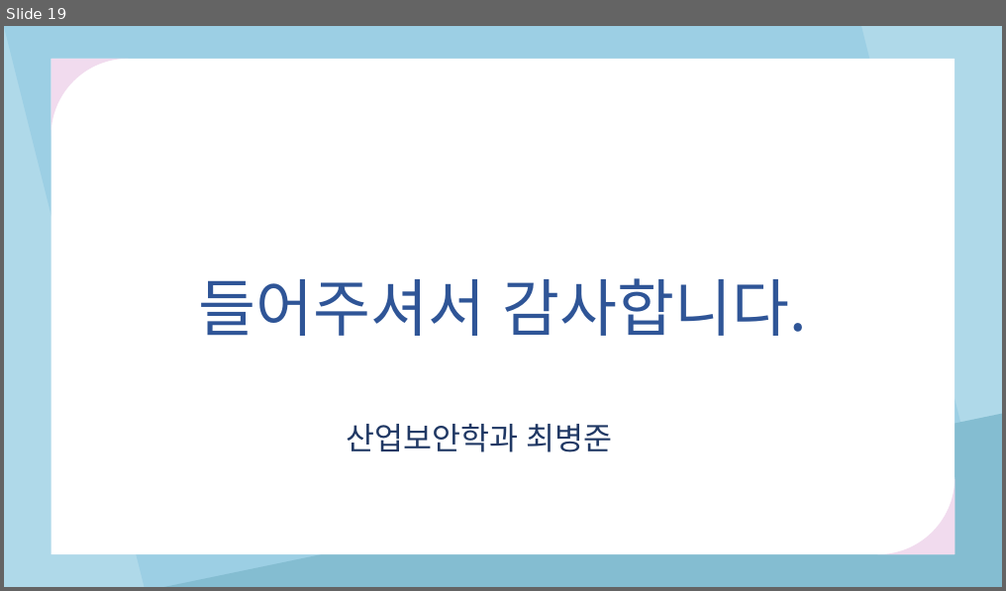
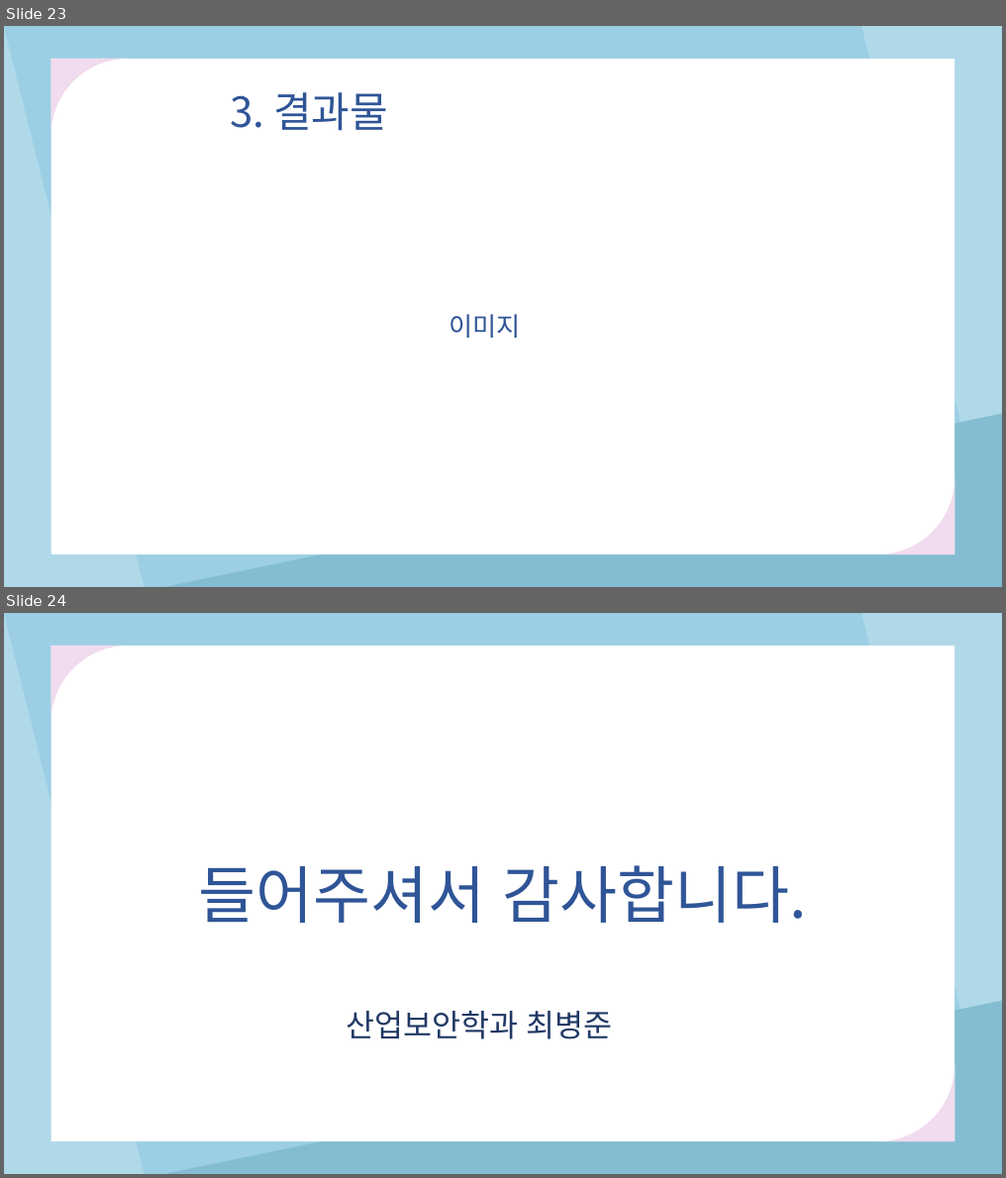
Before and after one commit to tjdghks994/instagram_crawler, a slide deck: 학부연구생발표(200131).pptx. Shown one above the other, each under a label of ours: slide 19 before the commit, slides 23 and 24 after it. The pictures are 1006x591 and 1006x1178 pixels, drawn with LibreOffice and Linux fonts; fonts in the diff are those of the drawing. Boxes give left, top, right and bottom in pixels: in the first picture for what was removed or moved away, otherwise in the second. Text is boxed around its words. In the diff, an @@ line names an element or a change of style, - is before the commit and + after.

```diff
--- a/학부연구생발표(200131).pptx
+++ b/학부연구생발표(200131).pptx
@@ slide 23 added at bbox=[4, 26, 1002, 587], background #FFFFFF @@
@@ rectangle added at bbox=[4, 26, 1002, 587], fill #AFD9E9, outline #AFD9E9 1 pt @@
@@ parallelogram added at bbox=[4, 26, 1002, 587], fill #9CCFE4 @@
@@ rectangle added at bbox=[52, 59, 954, 555], fill #FFFFFF @@
@@ freeform shape added at bbox=[52, 59, 129, 135], fill #F1DBEE @@
@@ text added at bbox=[230, 92, 388, 131], 40 pt, text #2F5597 @@
+3. 결과물
@@ text added at bbox=[449, 314, 520, 338], 25 pt, text #2F5597 @@
+이미지
@@ right triangle added at bbox=[164, 414, 1002, 587], fill #84BDD1 @@
@@ freeform shape added at bbox=[877, 477, 954, 555], fill #F1DBEE @@
@@ what was slide 19 is now slide 24 @@
```
Also in this commit, not shown: 17 slides changed, 4 other slides added.
